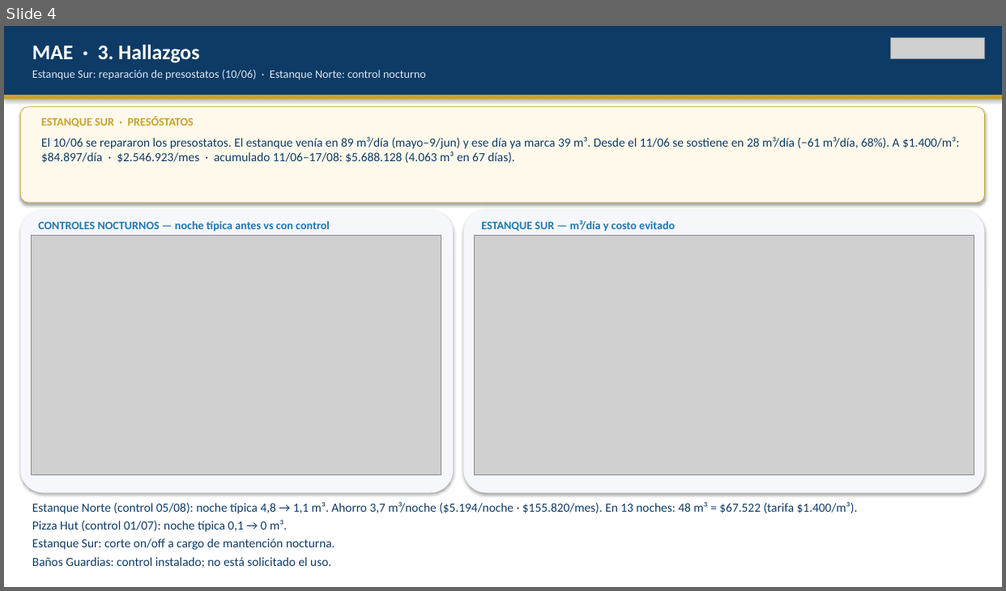
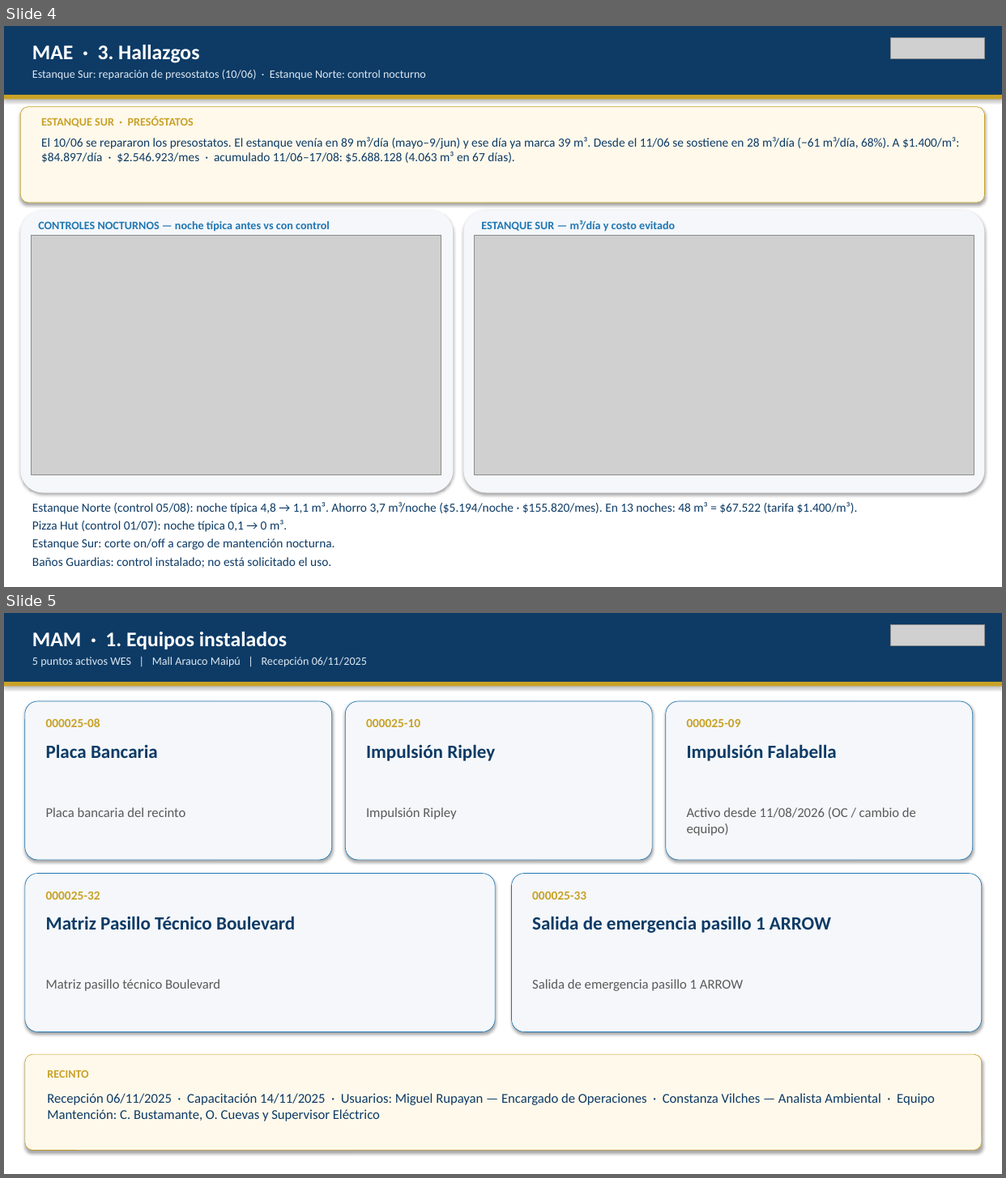
Before and after one commit to anibaloperacionesWes/wes-scripts, a slide deck: reports/Parque_Arauco/TMP_7MALLS/entrega_diego_anibal/Recorrido_ejecutivo_PA_MAE_20260817.pptx. Shown one above the other, each under a label of ours: slide 4 before the commit, slides 4 and 5 after it. The pictures are 1006x591 and 1006x1178 pixels, drawn with LibreOffice and Linux fonts; fonts in the diff are those of the drawing; grey boxes stand for pictures. Boxes give left, top, right and bottom in pixels: in the first picture for what was removed or moved away, otherwise in the second. Text is boxed around its words. In the diff, an @@ line names an element or a change of style, - is before the commit and + after.

```diff
--- a/reports/Parque_Arauco/TMP_7MALLS/entrega_diego_anibal/Recorrido_ejecutivo_PA_MAE_20260817.pptx
+++ b/reports/Parque_Arauco/TMP_7MALLS/entrega_diego_anibal/Recorrido_ejecutivo_PA_MAE_20260817.pptx
@@ slide 5 added at [4, 613, 1002, 1174], background #FFFFFF @@
@@ rectangle added at [4, 613, 1002, 682], fill #0D3B66 @@
@@ text added at [32, 632, 287, 649], 20 pt, text #FFFFFF, bold @@
+MAM · 1. Equipos instalados
@@ picture added at [891, 625, 985, 646] @@
@@ text added at [32, 657, 367, 667], 11 pt, text #DCE6F0 @@
+5 puntos activos WES | Mall Arauco Maipú | Recepción 06/11/2025
@@ rectangle added at [4, 682, 1002, 687], fill #C9A227 @@
@@ rounded rectangle added at [25, 701, 332, 860], fill #F5F7FA, outline #1F77B4 0.5 pt @@
@@ rounded rectangle added at [345, 701, 652, 860], fill #F5F7FA, outline #1F77B4 0.5 pt @@
@@ rounded rectangle added at [666, 701, 973, 860], fill #F5F7FA, outline #1F77B4 0.5 pt @@
@@ text added at [46, 718, 100, 727], 12 pt, text #C9A227, bold @@
+000025-08
@@ text added at [366, 719, 420, 727], 12 pt, text #C9A227, bold @@
+000025-10
@@ text added at [687, 719, 741, 727], 12 pt, text #C9A227, bold @@
+000025-09
@@ text added at [46, 744, 158, 758], 18 pt, text #0D3B66, bold @@
+Placa Bancaria
@@ text added at [366, 744, 495, 761], 18 pt, text #0D3B66, bold @@
+Impulsión Ripley
@@ text added at [687, 744, 837, 761], 18 pt, text #0D3B66, bold @@
+Impulsión Falabella
@@ text added at [46, 807, 186, 817], 13 pt, text #5A5A5A @@
+Placa bancaria del recinto
@@ text added at [366, 807, 456, 820], 13 pt, text #5A5A5A @@
+Impulsión Ripley
@@ text added at [687, 807, 916, 836], 13 pt, text #5A5A5A @@
+Activo desde 11/08/2026 (OC / cambio de equipo)
@@ rounded rectangle added at [25, 874, 495, 1033], fill #F5F7FA, outline #1F77B4 0.5 pt @@
@@ rounded rectangle added at [512, 874, 982, 1033], fill #F5F7FA, outline #1F77B4 0.5 pt @@
@@ text added at [46, 892, 100, 900], 12 pt, text #C9A227, bold @@
+000025-32
@@ text added at [532, 892, 586, 900], 12 pt, text #C9A227, bold @@
+000025-33
@@ text added at [46, 916, 295, 930], 18 pt, text #0D3B66, bold @@
+Matriz Pasillo Técnico Boulevard
@@ text added at [532, 916, 831, 933], 18 pt, text #0D3B66, bold @@
+Salida de emergencia pasillo 1 ARROW
@@ text added at [46, 979, 220, 991], 13 pt, text #5A5A5A @@
+Matriz pasillo técnico Boulevard
@@ text added at [532, 979, 743, 991], 13 pt, text #5A5A5A @@
+Salida de emergencia pasillo 1 ARROW
@@ rounded rectangle added at [25, 1054, 982, 1151], fill #FFF9EB, outline #C9A227 0.5 pt @@
@@ text added at [47, 1070, 88, 1078], 11 pt, text #C9A227, bold @@
+RECINTO
@@ text added at [47, 1093, 935, 1122], 13 pt, text #0D3B66 @@
+Recepción 06/11/2025 · Capacitación 14/11/2025 · Usuarios: Miguel Rupayan — Encargado de Operaciones · Constanza Vilches — Analista Ambiental · Equipo Mantención: C. Bustamante, O. Cuevas y Supervisor Eléctrico
```
Also in this commit, not shown: 1 slide changed, 1 other slide added, 1 other file.
